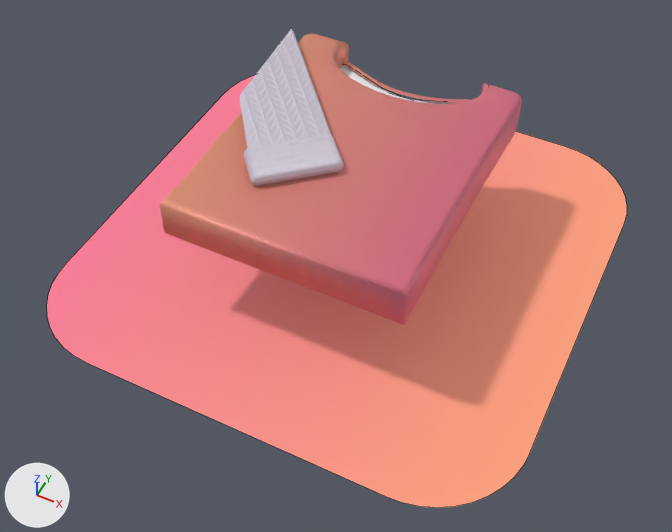
A saved change to the Blender file sweater-icon/sweater.blend.
Before and after are seen from a 50 mm camera at (7.85, -8.92, 10.33) aimed at (2.94, 0.9, -1.94). Lighting does not change. The marker at lower left points along +X, +Y and +Z. Mesh edges are drawn as thin lines on the coarser meshes.
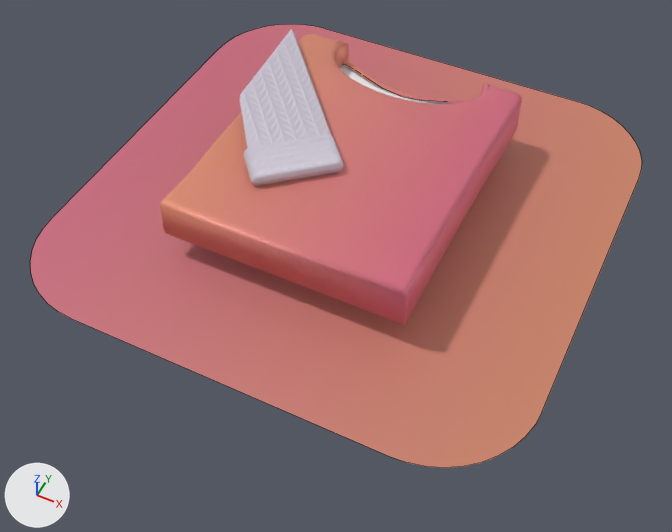
The change, as a list of edits to the scene's bpy script:
```text
Change mat_material_008:
    remove # nodes: BsdfPrincipled, Mix, OutputMaterial, TexGradient
    remove # colours: pink #ee7892, beige #f19b79
    nodes: BsdfPrincipled, Mix x2, OutputMaterial, TexGradient
    colours: pink #ee7892, beige #f19b79, light grey #d1d1d1
Change ob_plane_008:
    ob_plane_008.location: (2.74, 1.89, -2.39) -> (2.74, 1.89, -1.22)
```

Pixel boxes [x1, y1, x2, y2] of what changed, in the pictures (672 x 532 px):
'Plane.008', recoloured, moved
    before: [47, 75, 627, 508]
    after: [30, 24, 642, 468]
